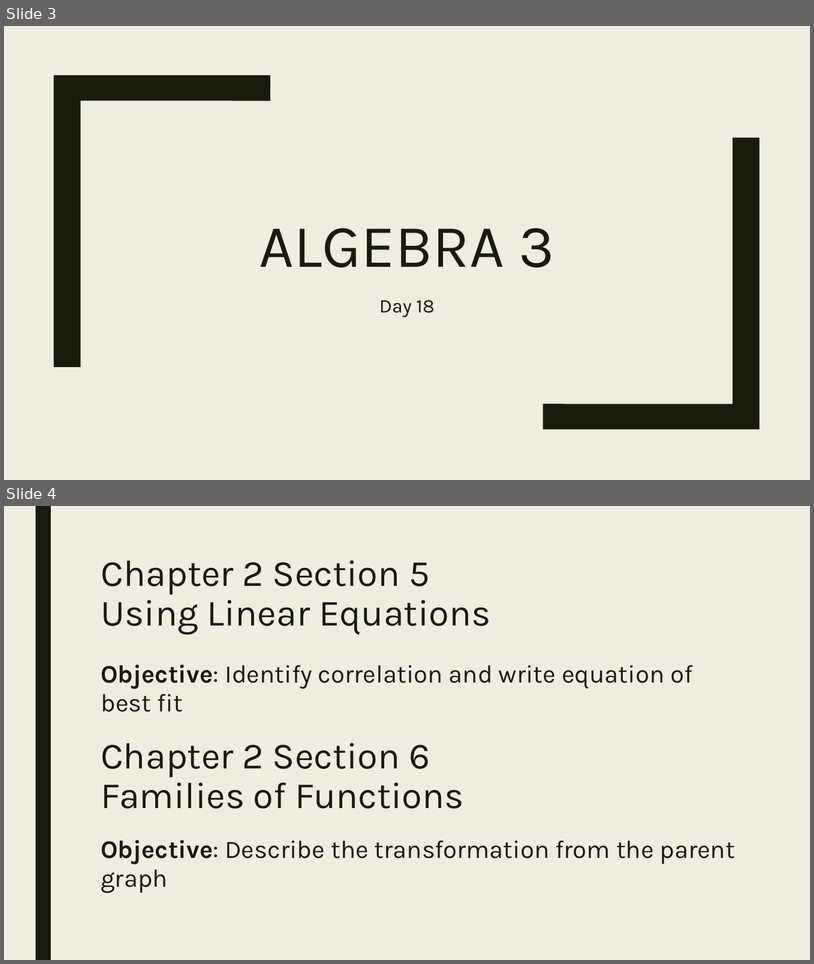
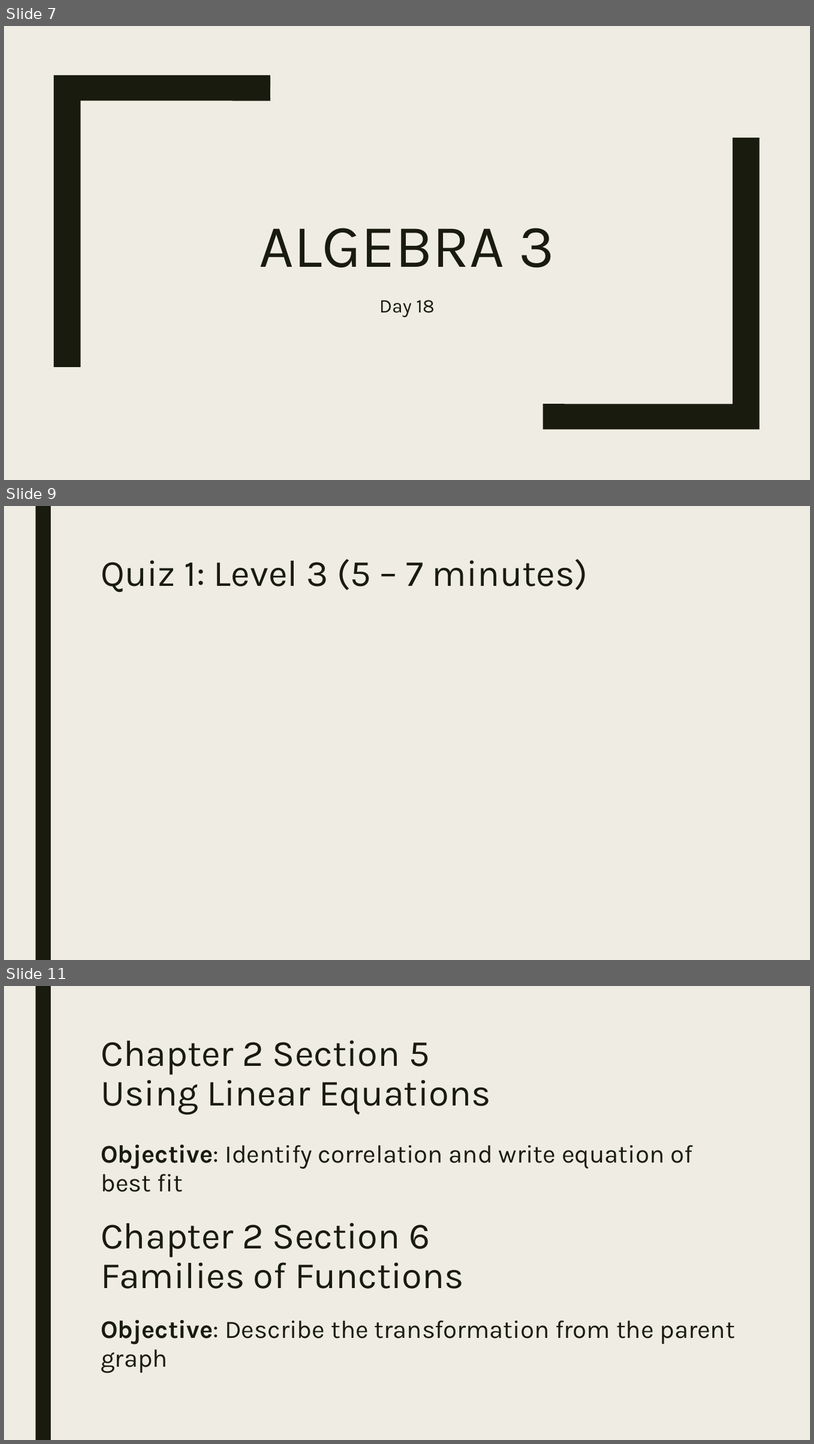
Before and after one commit to codecuddy/algebra_3-4, a slide deck: _PowerPoints/1st Semester/Unit 2 Relations and Functions/Algebra3_Day_018 2.5 Using Linear Functions and 2.6 Families of Functions.pptx. Shown one above the other, each under a label of ours: slides 3 and 4 before the commit, slides 7, 9 and 11 after it; the slides between them are not shown. The pictures are 814x964 and 814x1444 pixels, drawn with LibreOffice and Linux fonts; fonts in the diff are those of the drawing; grey boxes stand for pictures. Boxes give left, top, right and bottom in pixels: in the first picture for what was removed or moved away, otherwise in the second. Text is boxed around its words. In the diff, an @@ line names an element or a change of style, - is before the commit and + after.

```diff
--- a/_PowerPoints/1st Semester/Unit 2 Relations and Functions/Algebra3_Day_018 2.5 Using Linear Functions and 2.6 Families of Functions.pptx
+++ b/_PowerPoints/1st Semester/Unit 2 Relations and Functions/Algebra3_Day_018 2.5 Using Linear Functions and 2.6 Families of Functions.pptx
@@ slide 9 added at (x1=4, y1=506, x2=810, y2=960), background #EFEDE3; not listed: 1 template element that a slide beside it also shows @@
@@ title added at (x1=101, y1=559, x2=588, y2=592), 44 pt, text #191B0E @@
+Quiz 1: Level 3 (5 – 7 minutes)
@@ what was slide 3 is now slide 7 @@
@@ what was slide 4 is now slide 11 @@
```
Also in this commit, not shown: 2 slides changed, 6 other slides added, 37 other files.
